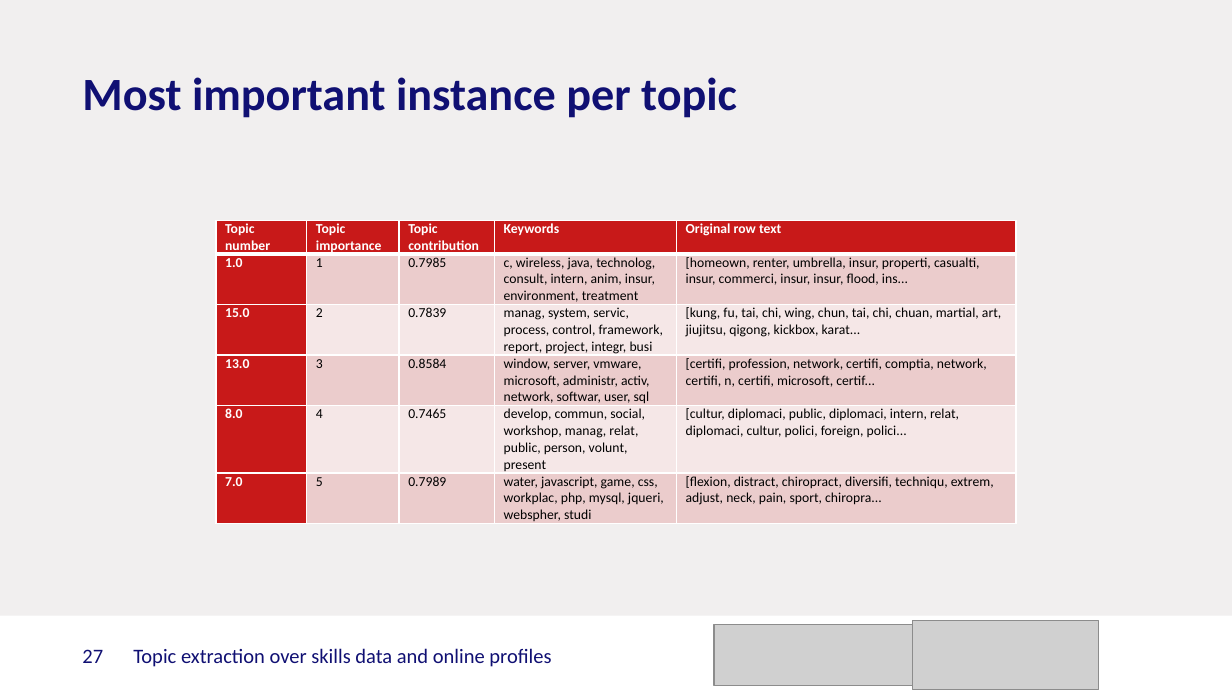
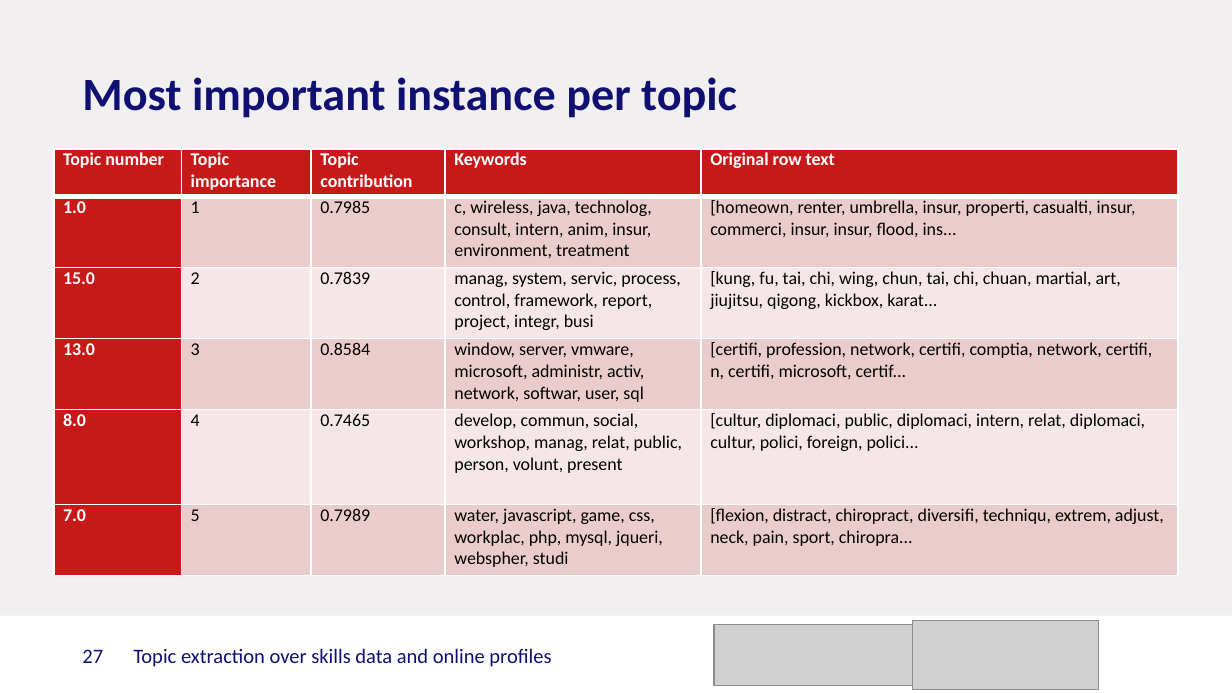
Before and after one commit to mgarriga/skills-topic-modeling, a slide deck: slide 27 of Presentation.pptx. Drawn at 1232x693 pixels with LibreOffice and Linux fonts; fonts in the diff are those of the drawing; grey boxes stand for pictures; background and template pictures are left out. Boxes give left, top, right and bottom in pixels: in the first picture for what was removed or moved away, otherwise in the second. Text is boxed around its words. In the diff, an @@ line names an element or a change of style, - is before the commit and + after.

```diff
--- a/Presentation.pptx
+++ b/Presentation.pptx
@@ table at [54,149,1179,575] @@
@@ size 8 to 10.5 pt @@
@@ table: place and size @@
-table at [216,221,1015,528]
+table at [54,149,1179,575]
```
Also in this commit, not shown: 9 other slides changed, 1 slide added.
